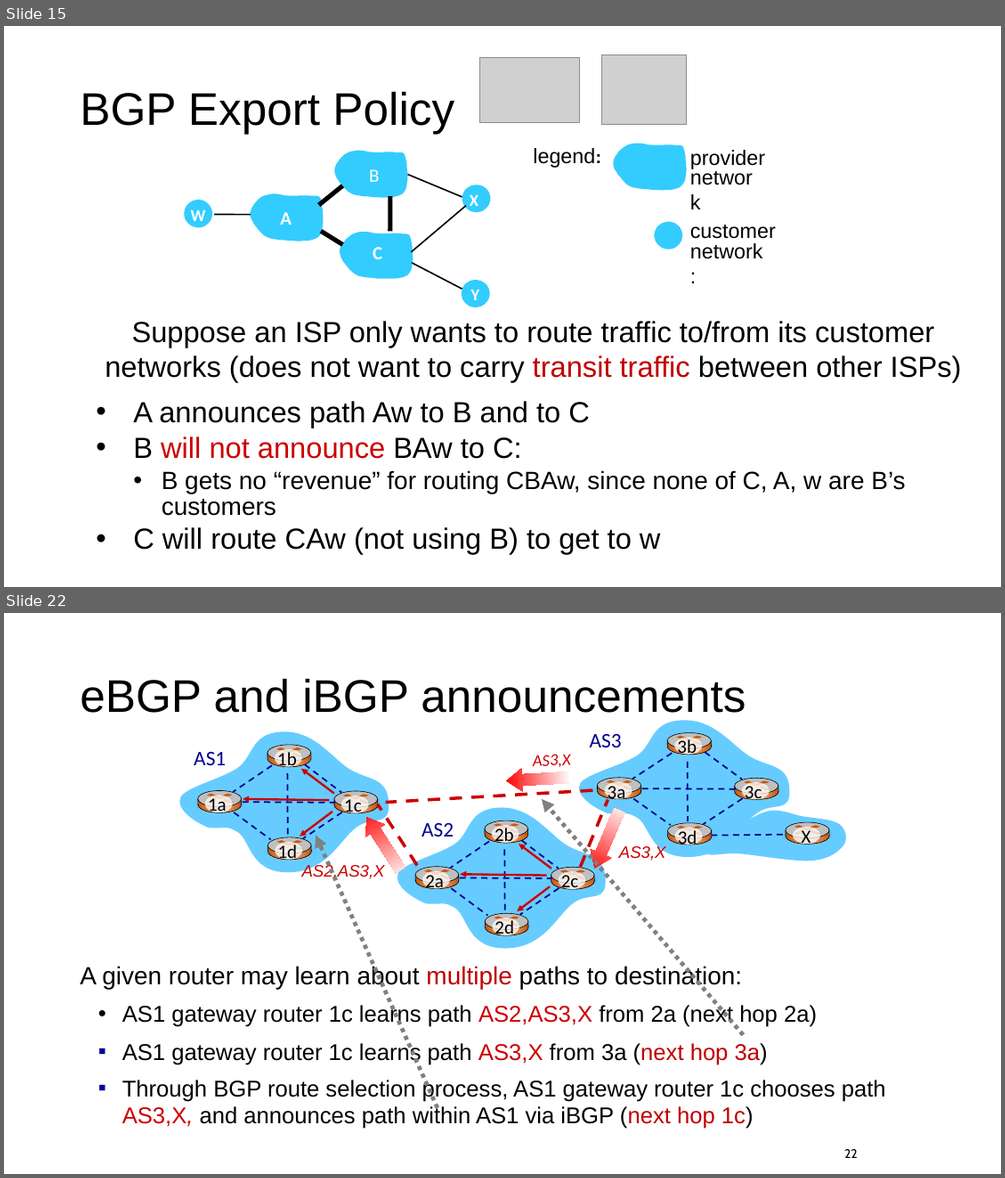
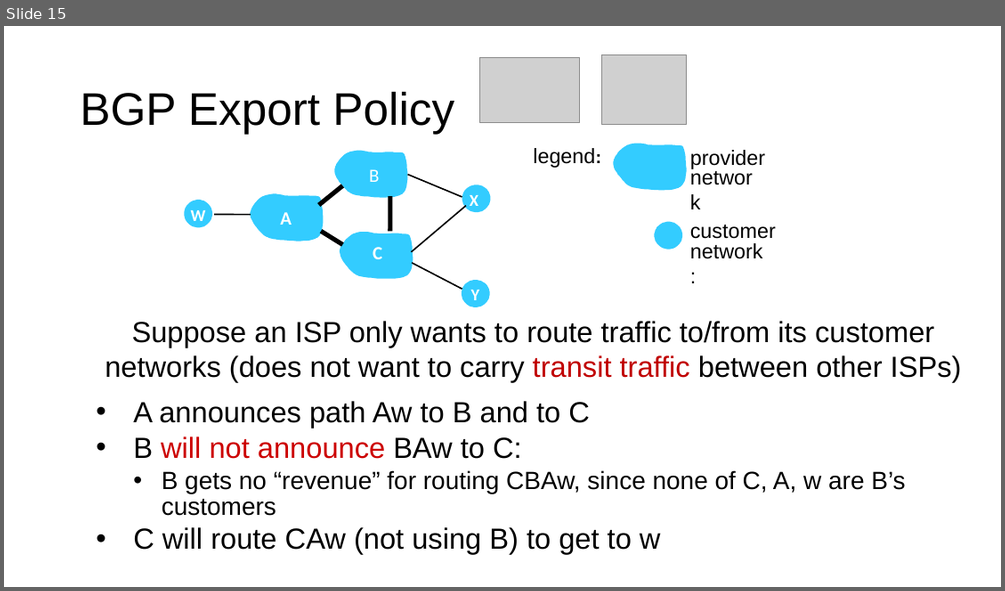
Before and after one commit to ngsrinivas/coursegen, a slide deck: ex/352-F24/staging/352-F24/lectures/25-net-routing-3.pptx. Shown one above the other, each under a label of ours: slides 15 and 22 before the commit, slide 15 after it; the slides between them are not shown. The pictures are 1005x1178 and 1005x591 pixels, drawn with LibreOffice and Linux fonts; fonts in the diff are those of the drawing; grey boxes stand for pictures. Boxes give left, top, right and bottom in pixels: in the first picture for what was removed or moved away, otherwise in the second. Text is boxed around its words. In the diff, an @@ line names an element or a change of style, - is before the commit and + after.

```diff
--- a/ex/352-F24/staging/352-F24/lectures/25-net-routing-3.pptx
+++ b/ex/352-F24/staging/352-F24/lectures/25-net-routing-3.pptx
@@ slide 22 removed at box(4, 613, 1001, 1174), background #FFFFFF @@
@@ title removed at box(80, 678, 745, 721) @@
-eBGP and iBGP announcements
@@ freeform shape removed at box(579, 720, 790, 857) @@
@@ text removed at box(590, 734, 622, 747) @@
-AS3
@@ text removed at box(194, 752, 226, 765) @@
-AS1
@@ group removed at box(179, 732, 389, 873): 17 freeform shapes, 14 lines, 12 ellipses, 4 rectangles, 4 texts @@
-1b
-1d
-1c
-1a
@@ arrow removed from (334, 793) to (301, 769) @@
@@ left arrow removed at box(506, 766, 570, 792) @@
@@ text removed at box(533, 754, 571, 767) @@
-AS3,X
@@ group removed at box(597, 732, 778, 849): 16 freeform shapes, 14 lines, 12 ellipses, 4 rectangles, 4 texts @@
-3b
-3d
-3c
-3a
@@ arrow removed from (329, 800) to (243, 799) @@
@@ line removed from (592, 790) to (386, 803) @@
@@ arrow removed from (743, 1035) to (542, 799) @@
@@ line removed from (581, 867) to (608, 799) @@
@@ arrow removed from (332, 811) to (299, 835) @@
@@ left arrow removed at box(357, 811, 410, 876) @@
@@ line removed from (417, 865) to (378, 804) @@
@@ text removed at box(421, 823, 453, 836) @@
-AS2
@@ left arrow removed at box(585, 805, 631, 872) @@
@@ arrow removed from (437, 1108) to (316, 835) @@
@@ group removed at box(397, 807, 606, 948): 17 freeform shapes, 14 lines, 12 ellipses, 4 rectangles, 4 texts @@
-2b
-2d
-2c
-2a
@@ arrow removed from (551, 868) to (518, 844) @@
@@ text removed at box(619, 844, 666, 860) @@
-AS3,X
@@ group removed at box(707, 811, 846, 860): 5 freeform shapes, 3 ellipses, 3 lines, 1 rectangle, 1 text @@
-X
@@ text removed at box(302, 864, 385, 881) @@
-AS2,AS3,X
@@ arrow removed from (547, 876) to (461, 874) @@
@@ arrow removed from (550, 887) to (517, 911) @@
@@ text removed at box(80, 965, 742, 989) @@
-A given router may learn about multiple paths to destination:
@@ text removed at box(122, 1004, 817, 1028) @@
-• AS1 gateway router 1c learns path AS2,AS3,X from 2a (next hop 2a)
@@ text removed at box(122, 1042, 768, 1065) @@
-▪ AS1 gateway router 1c learns path AS3,X from 3a (next hop 3a)
@@ text removed at box(122, 1079, 886, 1128) @@
-▪ Through BGP route selection process, AS1 gateway router 1c chooses path AS3,X, and announces path within AS1 via iBGP (next hop 1c)
@@ page number removed at box(844, 1149, 858, 1158) @@
-22
```
Also in this commit, not shown: 22 other slides removed, 4 other files.
